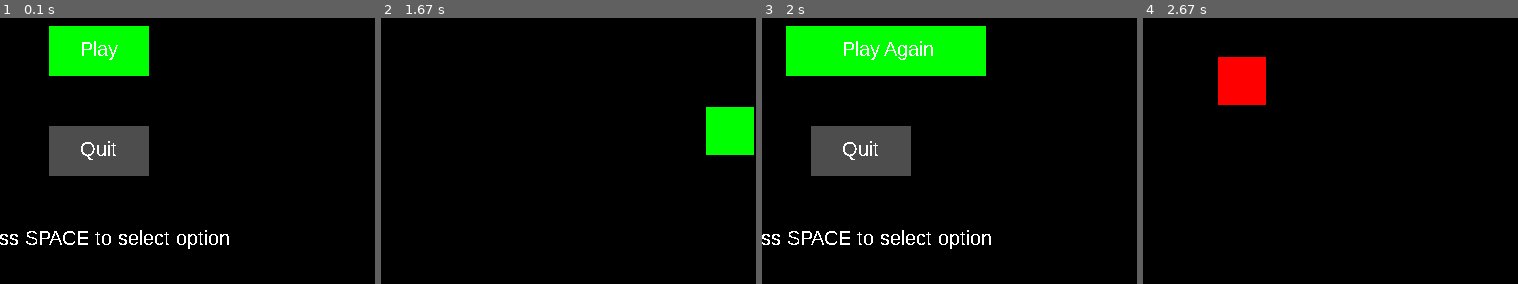
Above: before the commit, frames 1-4 (left to right).
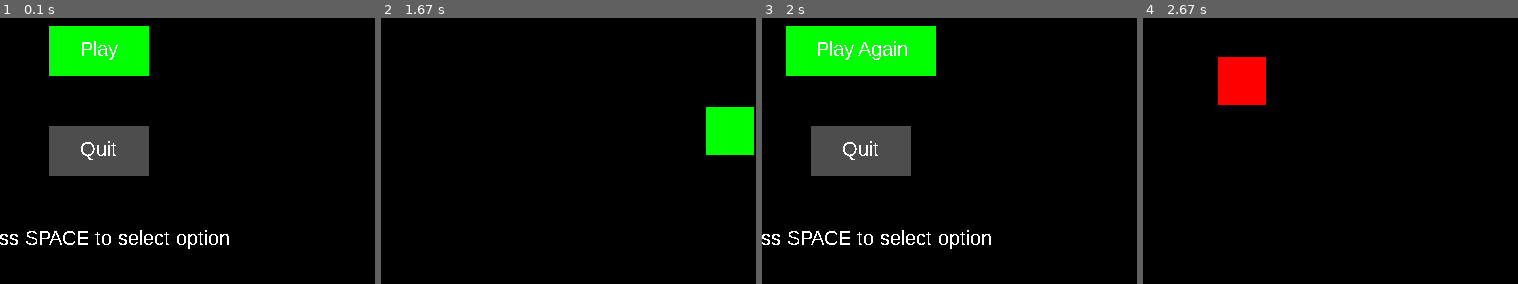
Above: after the commit, the same moments.

Repository: Alejandro-Mirez/Pygame-snake
Game: pygame game, started from src/main.py
Same seed, same stepped clock (60 frames per second), same inputs: the game is played once before the commit and once after it.
Inputs:
- Up to frame 1 (0.1 s): no input
- Up to frame 2 (1.67 s): tap Space at 0.33 s; hold Up 0.67-1.13 s; hold Right 1.17-1.63 s
- Up to frame 3 (2 s): no input
- Up to frame 4 (2.67 s): hold Down 2.23-2.53 s; hold Up from 2.57 s (still down); tap Space at 2.63 s
The pictures show only the part of the screen within x 37-87%, y 18-68%; the shares and areas given below are measured in that part.

Frames 1-2 are identical in both runs. In frame 3, 3.2% of the frame differs, in the area x 14-60%, y 3-22%; in frame 4, nothing differs.

Commit message:
made play again button more even

Diff:
--- a/src/main.py
+++ b/src/main.py
@@ -22,7 +22,7 @@
 score_screen_on = False
 
 play_button_pixel = pygame.rect.Rect([(screen.get_width()-100) / 2, 320, pixel_width * 2, pixel_width])
-play_again_button_pixel = pygame.rect.Rect([(screen.get_width()-150) / 2, 320, pixel_width * 4, pixel_width])
+play_again_button_pixel = pygame.rect.Rect([(screen.get_width()-150) / 2, 320, pixel_width * 3, pixel_width])
 quit_button_pixel = pygame.rect.Rect([(screen.get_width()-100) / 2, 420, pixel_width * 2, pixel_width])
 option = "play"
 
@@ -158,7 +158,7 @@
     score_msg = screen.blit(score_message, ((screen.get_width() - score_message.get_width()) / 2, 220))
     play_again_message = font.render("Play Again", False, (255, 255, 255))
     play_again_btn = pygame.draw.rect(screen, "green", play_again_button_pixel)
-    play_btn_txt = screen.blit(play_again_message, (356, 331))
+    play_btn_txt = screen.blit(play_again_message, (330, 331))
     quit_btn = pygame.draw.rect(screen, "gray30", quit_button_pixel)
     quit_btn_txt = screen.blit(quit_message, (356.5, 431))
     screen.blit(guide_message, ((screen.get_width() - guide_message.get_width()) / 2, 520))
@@ -182,13 +182,13 @@
                     pygame.draw.rect(screen, "gray30", quit_button_pixel)
                     pygame.draw.rect(screen, "green", play_again_button_pixel)
                     screen.blit(quit_message, (356.5, 431))
-                    screen.blit(play_again_message, (356, 331))
+                    screen.blit(play_again_message, (330, 331))
                 elif event.key == pygame.K_DOWN:
                     option = "quit"
                     pygame.draw.rect(screen, "green", quit_button_pixel)
                     pygame.draw.rect(screen, "gray30", play_again_button_pixel)
                     screen.blit(quit_message, (356.5, 431))
-                    screen.blit(play_again_message, (356, 331))
+                    screen.blit(play_again_message, (330, 331))
                 elif event.key == pygame.K_SPACE:
                     if option == "quit":
                         screen.fill("black")
